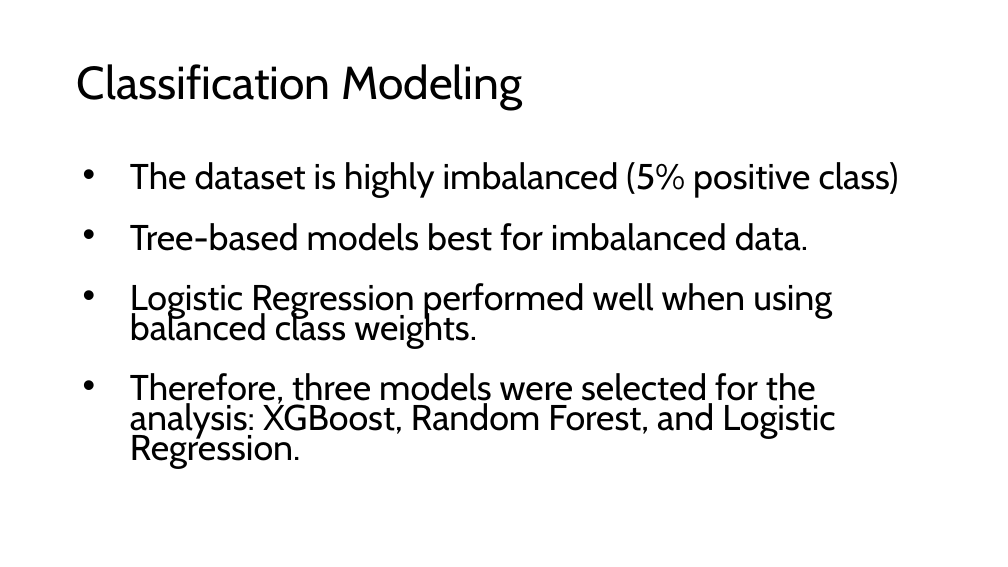
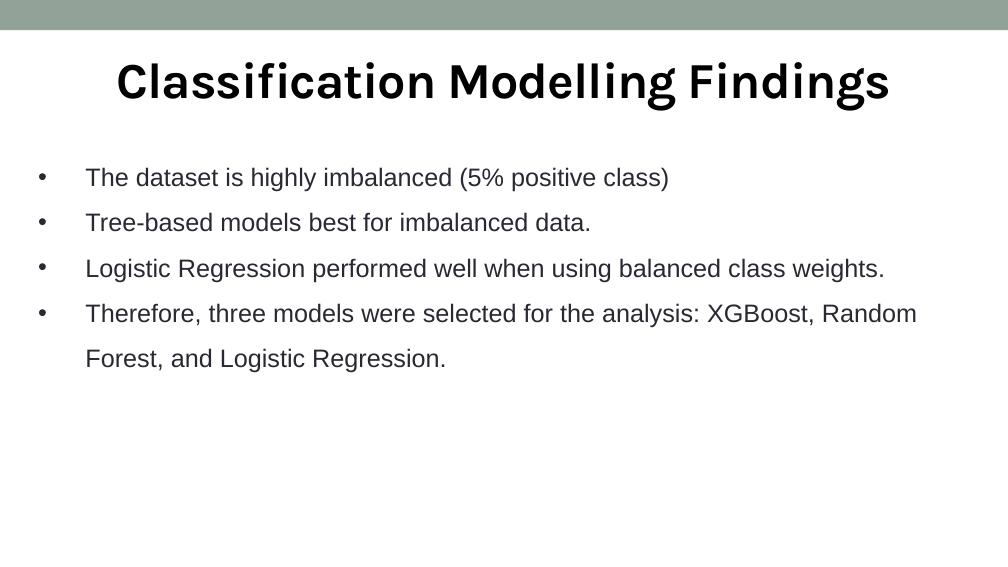
Before and after one commit to adnt01/stroke_factors_analysis, a slide deck: slide 9 of report_and_presentation/Cohort8_DS3_Presentation.pptx (slide 10 before the commit). Drawn at 1008x567 pixels with LibreOffice and Linux fonts; fonts in the diff are those of the drawing. Boxes give left, top, right and bottom in pixels: in the first picture for what was removed or moved away, otherwise in the second. Text is boxed around its words. In the diff, an @@ line names an element or a change of style, - is before the commit and + after.

Commit message:
Update Presentation fixed date, added text for correlation

```diff
--- a/report_and_presentation/Cohort8_DS3_Presentation.pptx
+++ b/report_and_presentation/Cohort8_DS3_Presentation.pptx
@@ rectangle added at [0, 0, 1008, 30], fill #93A299 @@
@@ title removed at [77, 64, 522, 110] @@
-Classification Modeling
@@ text added at [116, 62, 891, 110], 48 pt, text #000000, bold @@
+Classification Modelling Findings
@@ text "The dataset is highly imbalanced ...": place and size @@
-text "The dataset is highly imbalanced ..." at [130, 162, 899, 469]
+text "The dataset is highly imbalanced ..." at [85, 167, 917, 373]
@@ text "The dataset is highly imbalanced ..." at [85, 167, 917, 373]: size 34.1 to 24 pt, font Cabin to Arial, text colour #000000 to #292934; line spacing 0.7 to 1.5; vertical alignment middle to top @@
```
Also in this commit, not shown: 13 other slides changed, 7 slides added, 6 slides removed.
